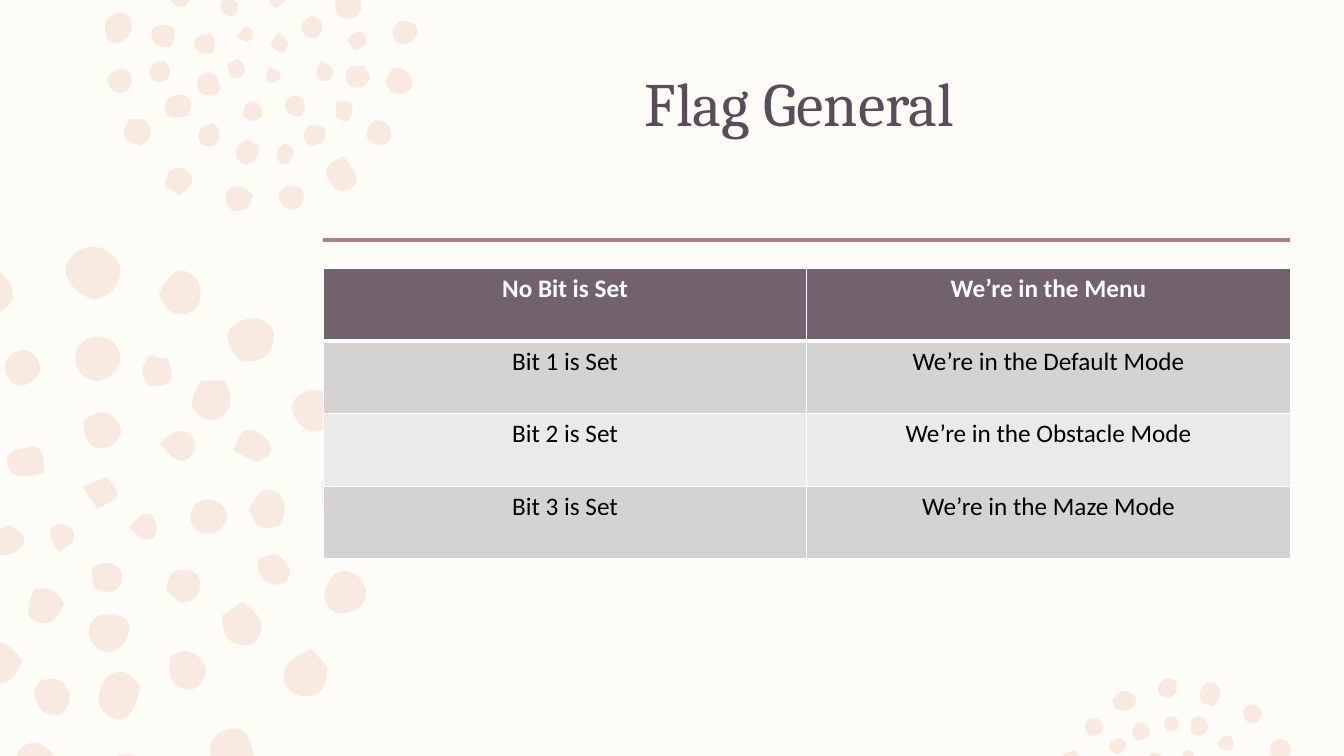
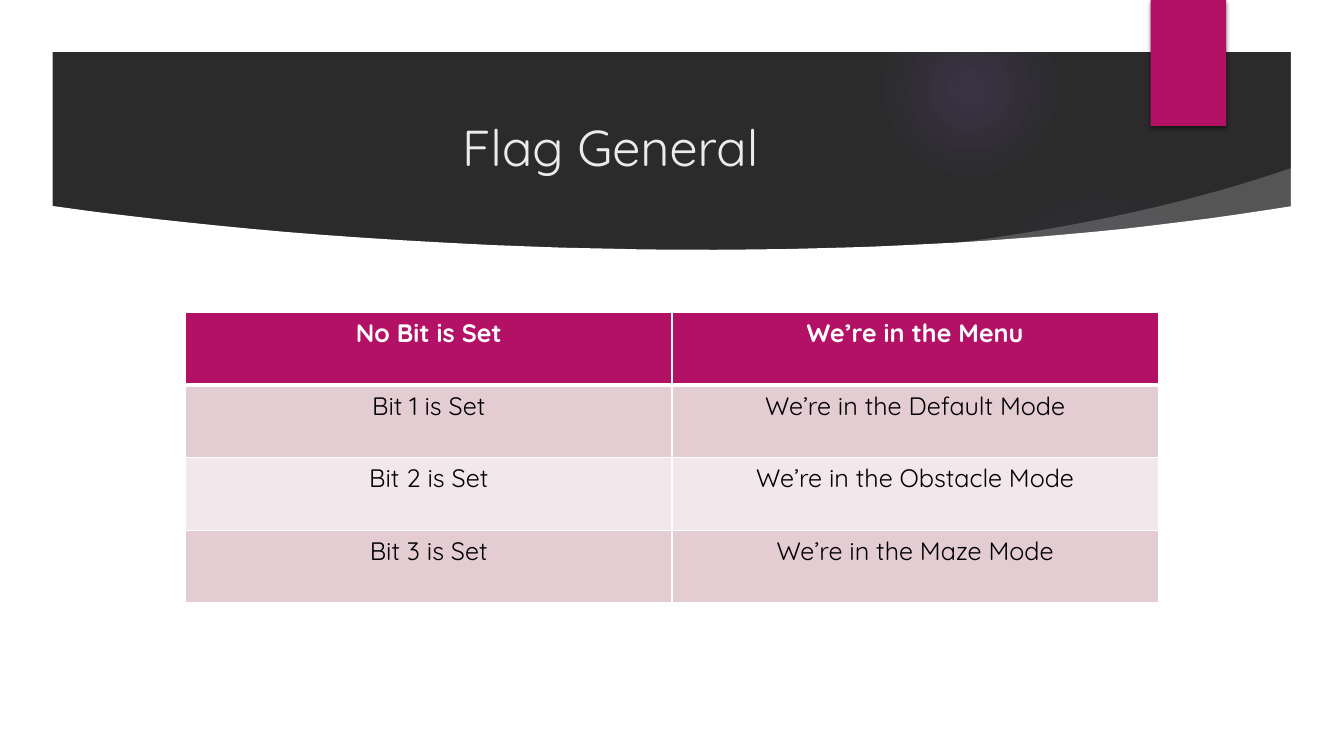
Before and after one commit to marwanj/Assembly-Language, a slide deck: slide 8 of Group_42_powerpoint.pptx. Drawn at 1344x756 pixels with LibreOffice and Linux fonts; fonts in the diff are those of the drawing; background and template pictures are left out; a plain dark background stands for a picture behind light text. Boxes give left, top, right and bottom in pixels: in the first picture for what was removed or moved away, otherwise in the second. Text is boxed around its words. In the diff, an @@ line names an element or a change of style, - is before the commit and + after.

```diff
--- a/Group_42_powerpoint.pptx
+++ b/Group_42_powerpoint.pptx
@@ background #FEFCF7 to picture (left out) @@
@@ freeform shape: place and size @@
-freeform shape at (0, 0, 1293, 756)
+freeform shape at (0, 0, 1344, 756)
@@ freeform shape at (0, 0, 1344, 756): fill #F2D1C2 at 40% opacity to #FFFFFF @@
@@ rectangle added at (1150, 0, 1226, 126), fill #B31166 @@
@@ title "Flag General": place and size @@
-title "Flag General" at (645, 83, 955, 140)
+title "Flag General" at (462, 128, 758, 176)
@@ title "Flag General" at (462, 128, 758, 176): size 44 to 36 pt, font Cambria to Quicksand, text colour #5A4D5A to #EBEBEB; line spacing 0.99 to 1; vertical alignment top to middle @@
@@ group added at (0, 1, 1302, 756): 4 ellipses, 2 freeform shapes @@
@@ line removed from (324, 240) to (1291, 240) @@
@@ table at (186, 313, 1159, 603) @@
@@ fill #72626E to #B31166 in row 1 @@
@@ fill #D5D3D5 to #E5CCD3 in 4 cells @@
@@ fill #EBEAEB to #F2E7EA in row 3 @@
@@ font Calibri to Quicksand @@
@@ table: place and size @@
-table at (324, 269, 1292, 671)
+table at (186, 313, 1159, 603)
```
Also in this commit, not shown: 39 other slides changed, 1 slide removed.
